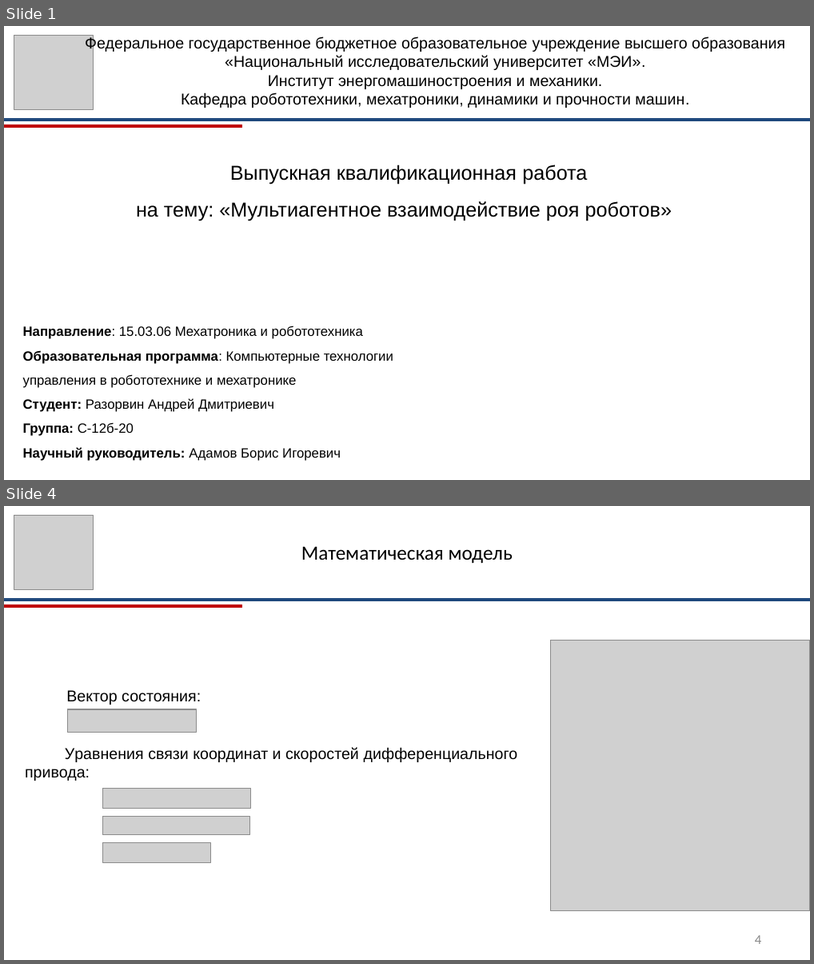
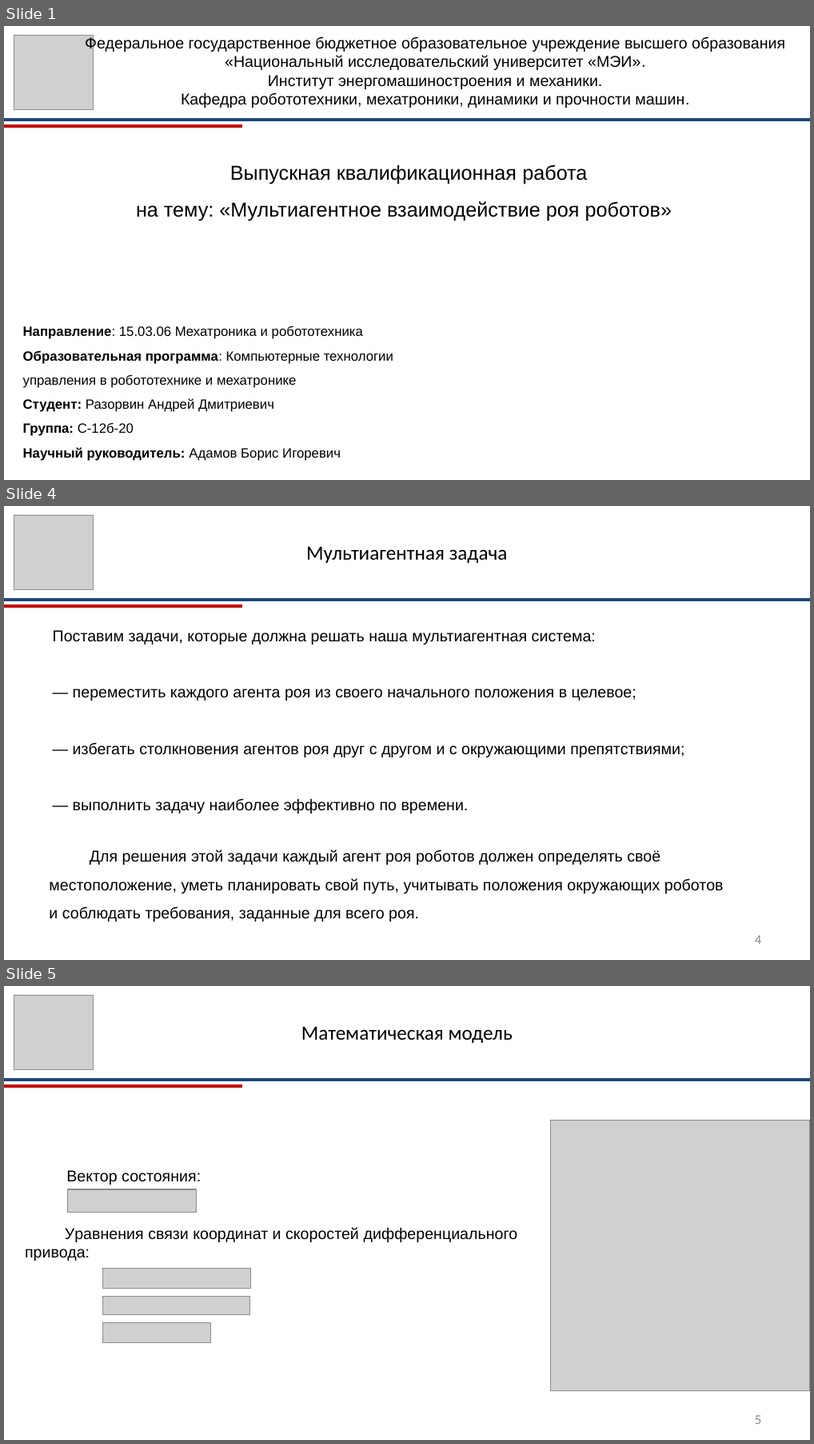
Before and after one commit to RazorvinAndrey/robot_vkr_razorvin, a slide deck: arhive/ВКР_Разорвин_презентация.pptx. Shown one above the other, each under a label of ours: slides 1 and 4 before the commit, slides 1, 4 and 5 after it; the slides between them are not shown. The pictures are 814x964 and 814x1444 pixels, drawn with LibreOffice and Linux fonts; fonts in the diff are those of the drawing; grey boxes stand for pictures; background and template pictures are left out. Boxes give left, top, right and bottom in pixels: in the first picture for what was removed or moved away, otherwise in the second. Text is boxed around its words. In the diff, an @@ line names an element or a change of style, - is before the commit and + after.

```diff
--- a/arhive/ВКР_Разорвин_презентация.pptx
+++ b/arhive/ВКР_Разорвин_презентация.pptx
@@ slide 4 added at box(4, 506, 810, 960), background #FFFFFF @@
@@ picture added at box(14, 515, 93, 589) @@
@@ text added at box(306, 546, 508, 563), 18 pt, text #000000 @@
+Мультиагентная задача
@@ line added from (4, 600) to (810, 600), #1F497D 3 pt @@
@@ line added from (4, 606) to (242, 606), #C00000 3 pt @@
@@ text added at box(53, 630, 685, 813), 14 pt, text #000000 @@
+Поставим задачи, которые должна решать наша мультиагентная система:
+— переместить каждого агента роя из своего начального положения в целевое;
+— избегать столкновения агентов роя друг с другом и с окружающими препятствиями;
+— выполнить задачу наиболее эффективно по времени.
@@ text added at box(49, 849, 724, 921), 14 pt, text #000000 @@
+Для решения этой задачи каждый агент роя роботов должен определять своё местоположение, уметь планировать свой путь, учитывать положения окружающих роботов и соблюдать требования, заданные для всего роя.
@@ page number added at box(755, 935, 762, 944), 12 pt, text #888888 @@
+4
@@ what was slide 4 is now slide 5 @@
@@ page number at box(755, 1415, 762, 1424): text changed @@
-4
+5
```
Also in this commit, not shown: 5 slides changed, 3 other slides added, 4 slides removed, 8 other files.
